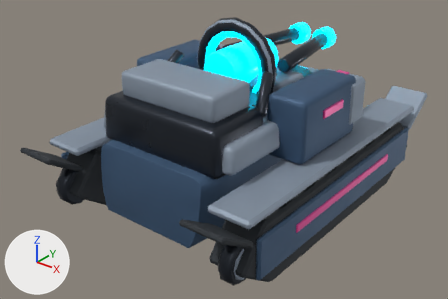
The Blender file content/source-art/surgearctank-rigged.blend: old version first, new version second.
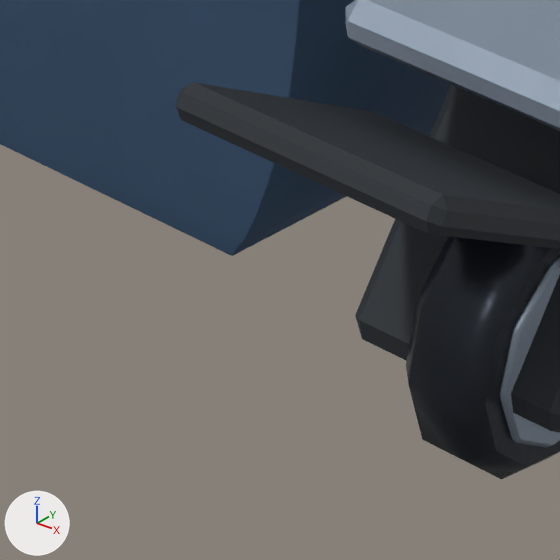
The first picture shows the older version from a camera (50 mm lens) standing at (2.83, -3.78, 2.73) and looking at (-0.03, -0.21, 0.51). The close-ups show the older and then the newer version on the part from 33% to 54% of the width and 69% to 100% of the height of that picture. Only the edits that show in the close-ups are written down. Lighting does not change. The marker at lower left points along +X, +Y and +Z.

In view in the first close-up: 'SurgeArcTankArmor_Hull', 'SurgeArcTankTreads_Belt_R', 'SurgeArcTankTreads_DriveSprocket_R_Dish', 'SurgeArcTankTreads_DriveSprocket_R_Rim', 'SurgeArcTankTreads_FenderRearMudflap_R', 'SurgeArcTankTreads_FenderTop_R'.
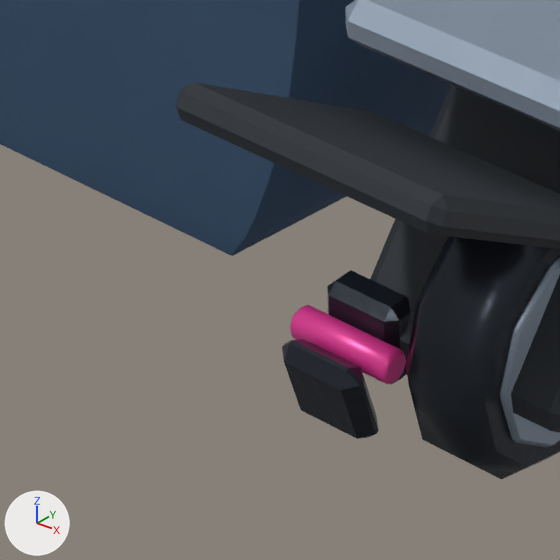
The edits, one by one:
Mesh me_cube_056 is new.
It has 24 vertices, 26 faces and spans x -0.0552..0.0552, y -0.0296..0.0296, z -0.055..0.055.
It uses material mat_surgearctank_gunmetal.
Mesh me_cylinder_074 is new.
It has 48 vertices, 50 faces and spans x -0.069..0.069, y -0.0197..0.0197, z -0.0197..0.0197.
It uses material mat_surgearctank_warning (pink #e33c97).
Mesh me_cube_055 is new.
It has 24 vertices, 26 faces and spans x -0.051..0.051, y -0.025..0.025, z -0.051..0.051.
It uses material mat_surgearctank_gunmetal.
Object 'SurgeArcTankArmor_RearShackle_ShackleLoop_2' (ob_surgearctankarmor_rearshackle_shackleloop_2) is new; it shows me_cube_056.
Its location is (0.676, -1.289, 0.258).
Object 'SurgeArcTankArmor_RearShackle_ShacklePin_2' (ob_surgearctankarmor_rearshackle_shacklepin_2) is new; it shows me_cylinder_074.
Its location is (0.676, -1.259, 0.3).
Object 'SurgeArcTankArmor_RearShackle_ShackleBracket_2' (ob_surgearctankarmor_rearshackle_shacklebracket_2) is new; it shows me_cube_055.
Its location is (0.676, -1.219, 0.3).

Location of each change, [x1, y1, x2, y2] in pixels of the close-ups (560 x 560 px):
'SurgeArcTankArmor_RearShackle_ShackleLoop_2', added
    after: [282, 339, 379, 439]
'SurgeArcTankArmor_RearShackle_ShacklePin_2', added (pink)
    after: [290, 305, 406, 384]
'SurgeArcTankArmor_RearShackle_ShackleBracket_2', added
    after: [327, 270, 411, 384]
